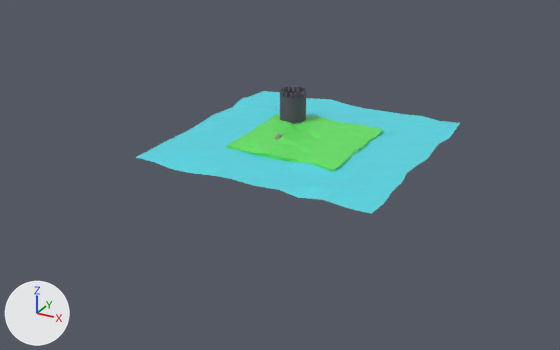
Renders of the Blender file Amos Daragon/3D/scene.blend from each side of a commit.
One viewpoint serves both versions: a 50 mm lens placed at (65.4, -130.1, 57.6), pointed at (-2.1, -7.2, -3.8). The axes (+X, +Y, +Z) are drawn at lower left. The lights are the same throughout.

The scene before the commit, as lines of its bpy script (objects in view):
```python
me_cylinder = bpy.data.meshes.new('Cylinder')
me_cylinder.from_pydata(...)  # 192 vertices, 162 faces; spans x -1.0..1.0, y -1.0..1.0, z -1.0..5.48
me_cylinder.materials.append(mat_castle)  # dark purple #5d5567
me_plane = bpy.data.meshes.new('Plane')
me_plane.from_pydata(...)  # 288 vertices, 418 faces; spans x -1.03..1.03, y -1.04..1.03, z 0.13..0.31
me_plane.materials.append(mat_grass)  # green #65e764
me_plane_001 = bpy.data.meshes.new('Plane.001')
me_plane_001.from_pydata(...)  # 144 vertices, 121 faces; spans x -1.02..1.02, y -1.03..1.02, z -0.03..0.02
me_plane_001.materials.append(mat_water)  # cyan #58dae7
ob_castle = bpy.data.objects.new('Castle', me_cylinder)
ob_castle.location = (-7.5, 8.2, 3.1)
ob_castle.scale = (2.77, 2.77, 1.0)
ob_grass = bpy.data.objects.new('Grass', me_plane)
ob_grass.location = (0.0, 0.0, 0.0)
ob_grass.scale = (11.6, 11.6, 7.92)
_m = ob_grass.modifiers.new('Boolean', 'BOOLEAN')
_m.operand_type = 'COLLECTION'
_m.solver = 'FLOAT'
ob_water = bpy.data.objects.new('Water', me_plane_001)
ob_water.location = (0.0, 0.0, 1.6)
ob_water.scale = (24.2, 24.2, 24.2)
```
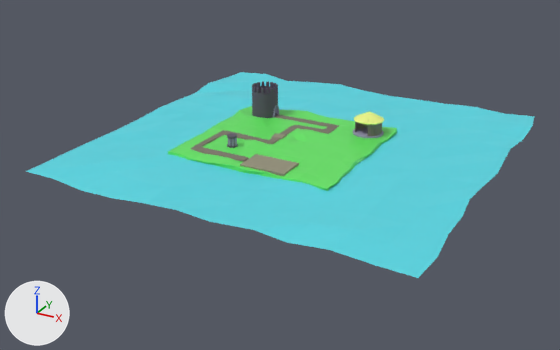
Patch to the scene script:
```diff
--- a/Amos Daragon/3D/scene.blend.py
+++ b/Amos Daragon/3D/scene.blend.py
@@ cu_beziercircle_001 @@
+cu_beziercircle_001 = bpy.data.curves.new('BezierCircle.001', 'CURVE')
+cu_beziercircle_001.dimensions = '3D'
+_sp = cu_beziercircle_001.splines.new('BEZIER'); _sp.bezier_points.add(3)
+_sp.bezier_points.foreach_set('co', [-1.0, 0.0, 0.0, 0.0, 1.0, 0.0, 1.0, 0.0, 0.0, 0.0, -1.0, 0.0])
+_sp.bezier_points.foreach_set('handle_left', [-1.0, -0.552, 0.0, -0.552, 1.0, 0.0, 1.0, 0.552, 0.0, 0.552, -1.0, 0.0])
+_sp.bezier_points.foreach_set('handle_right', [-1.0, 0.552, 0.0, 0.552, 1.0, 0.0, 1.0, -0.552, 0.0, -0.552, -1.0, 0.0])
+for _p, _l, _r in zip(_sp.bezier_points, ['AUTO', 'AUTO', 'AUTO', 'AUTO'], ['AUTO', 'AUTO', 'AUTO', 'AUTO']): _p.handle_left_type = _l; _p.handle_right_type = _r
+_sp.order_u = 0
+_sp.order_v = 0
+_sp.use_cyclic_u = True
+cu_beziercircle_001.use_path = True
+cu_beziercircle_001.fill_mode = 'FULL'
@@ cu_beziercircle @@
+cu_beziercircle = bpy.data.curves.new('BezierCircle', 'CURVE')
+cu_beziercircle.dimensions = '3D'
+_sp = cu_beziercircle.splines.new('BEZIER'); _sp.bezier_points.add(3)
+_sp.bezier_points.foreach_set('co', [-1.0, 0.0, 0.0, 0.0, 1.0, 0.0, 1.0, 0.0, 0.0, 0.0, -1.0, 0.0])
+_sp.bezier_points.foreach_set('handle_left', [-1.0, -0.552, 0.0, -0.552, 1.0, 0.0, 1.0, 0.552, 0.0, 0.552, -1.0, 0.0])
+_sp.bezier_points.foreach_set('handle_right', [-1.0, 0.552, 0.0, 0.552, 1.0, 0.0, 1.0, -0.552, 0.0, -0.552, -1.0, 0.0])
+for _p, _l, _r in zip(_sp.bezier_points, ['AUTO', 'AUTO', 'AUTO', 'AUTO'], ['AUTO', 'AUTO', 'AUTO', 'AUTO']): _p.handle_left_type = _l; _p.handle_right_type = _r
+_sp.order_u = 0
+_sp.order_v = 0
+_sp.use_cyclic_u = True
+cu_beziercircle.use_path = True
+cu_beziercircle.fill_mode = 'FULL'
@@ cu_nurbspath @@
+cu_nurbspath = bpy.data.curves.new('NurbsPath', 'CURVE')
+cu_nurbspath.dimensions = '3D'
+_sp = cu_nurbspath.splines.new('NURBS'); _sp.points.add(4)
+_sp.points.foreach_set('co', [-1.36, 0.0, -0.359, 1.0, -1.293, 0.0, 2.09, 1.0, -0.282, 0.0, 2.651, 1.0, 0.697, 0.0, 2.153, 1.0, 0.729, 0.0, -0.385, 1.0])
+_sp.order_u = 5
+_sp.order_v = 0
+_sp.use_endpoint_u = True
+cu_nurbspath.use_path = True
+cu_nurbspath.fill_mode = 'FULL'
@@ ob_grass @@
 ob_grass = bpy.data.objects.new('Grass', me_plane)
-ob_grass.location = (0.0, 0.0, 0.0)
-ob_grass.scale = (11.6, 11.6, 7.92)
+ob_grass.location = (-2.8, -3.2, 0.0)
+ob_grass.scale = (16.9, 16.6, 7.92)
 _m = ob_grass.modifiers.new('Boolean', 'BOOLEAN')
@@ ob_water @@
 ob_water = bpy.data.objects.new('Water', me_plane_001)
-ob_water.location = (0.0, 0.0, 1.6)
-ob_water.scale = (24.2, 24.2, 24.2)
+ob_water.location = (0.0, -1.7, 1.6)
+ob_water.scale = (37.4, 37.4, 24.2)
@@ ob_castle @@
 ob_castle = bpy.data.objects.new('Castle', me_cylinder)
-ob_castle.location = (-7.5, 8.2, 3.1)
+ob_castle.location = (-14.3, 8.2, 3.1)
 ob_castle.scale = (2.77, 2.77, 1.0)
@@ ob_cube_002 @@
+ob_cube_002 = bpy.data.objects.new('Cube.002', me_cube_006)  # a box spanning x -1.0..1.0, y -1.0..1.0, z -1.0..1.0; in mat_house_roof (yellow #f5ff90); modifiers ARRAY, CURVE
+ob_cube_002.location = (10.0, 5.5, 5.8)
+ob_cube_002.rotation_euler = (-1.082, 0.0, 0.0)  # degrees (-62, 0, 0)
+ob_cube_002.scale = (0.121, 0.12, 1.71)
@@ ob_house_path @@
+ob_house_path = bpy.data.objects.new('House_path', cu_beziercircle_001)
+ob_house_path.location = (9.802, 8.222, 2.522)
+ob_house_path.scale = (1.27, 1.27, 1.27)
@@ ob_walls @@
+ob_walls = bpy.data.objects.new('Walls', me_cube_005)  # a box spanning x -1.0..1.0, y -1.0..1.0, z -1.0..1.0; in mat_dirt (grey #7e776b); modifiers ARRAY, CURVE
+ob_walls.location = (7.3, 4.3, 3.7)
+ob_walls.scale = (0.151, 0.0727, 1.49)
@@ ob_floor @@
+ob_floor = bpy.data.objects.new('Floor', me_cylinder_001)  # a 32-sided cylinder along z spanning x -1.0..1.0, y -1.0..1.0, z -1.0..1.0; in mat_castle_bricks (grey #9a98b4)
+ob_floor.location = (9.8, 8.2, 2.0)
+ob_floor.scale = (3.1, 3.1, 0.403)
@@ ob_torture_lid @@
+ob_torture_lid = bpy.data.objects.new('Torture_lid', me_cylinder_005)  # 67 vertices, 35 faces; spans x -1.0..1.0, y -1.0..1.0, z -1.0..1.0; in mat_castle (dark purple #5d5567)
+ob_torture_lid.location = (-10.5, -11.2, 4.2)
+ob_torture_lid.scale = (1.0, 1.0, -0.187)
@@ ob_bars @@
+ob_bars = bpy.data.objects.new('Bars', me_cylinder_004)  # a 5-sided cylinder along z spanning x -0.95..0.95, y -0.81..1.0, z -1.0..1.0; in mat_castle_bricks (grey #9a98b4); modifiers ARRAY, CURVE
+ob_bars.location = (-9.2, -11.1, 3.2)
+ob_bars.scale = (-0.25, -0.0983, -0.861)
@@ ob_torture_path @@
+ob_torture_path = bpy.data.objects.new('Torture_path', cu_beziercircle)
+ob_torture_path.location = (-10.51, -11.16, 2.437)
+ob_torture_path.scale = (0.787, 0.787, 0.787)
@@ ob_torture_floor @@
+ob_torture_floor = bpy.data.objects.new('Torture_floor', me_cylinder_005.copy())
+ob_torture_floor.location = (-10.5, -11.2, 2.2)
+ob_torture_floor.scale = (1.0, 1.0, -0.187)
@@ ob_dock @@
+ob_dock = bpy.data.objects.new('Dock', me_cube_004)  # 48 vertices, 30 faces; spans x -1.0..1.0, y -2.86..2.86, z -8.11..1.0; in mat_bridge (yellow #96927c)
+ob_dock.location = (0.6, -16.1, 2.2)
+ob_dock.scale = (4.55, 1.0, 0.228)
@@ ob_pathl_left @@
+ob_pathl_left = bpy.data.objects.new('Pathl_left', me_plane_004)  # 45 vertices, 27 faces; spans x -14.6..1.3, y -7.3..1.0, z -0.5..0.3; in mat_dirt (grey #7e776b)
+ob_pathl_left.location = (-4.9, -5.1, 2.2)
+ob_pathl_left.scale = (0.814, 1.64, 1.0)
@@ ob_path_right @@
+ob_path_right = bpy.data.objects.new('Path_right', me_plane_003)  # 41 vertices, 25 faces; spans x -9.6..11.4, y -1.0..2.2, z -0.9..0.1; in mat_dirt (grey #7e776b)
+ob_path_right.location = (-4.9, 1.8, 2.3)
+ob_path_right.scale = (0.709, 3.4, 1.0)
@@ ob_castle_bricks @@
+ob_castle_bricks = bpy.data.objects.new('Castle_bricks', me_cube_001)  # a box spanning x -1.0..1.0, y -1.0..1.0, z -1.0..1.0; in mat_castle_bricks (grey #9a98b4); modifiers ARRAY, CURVE
+ob_castle_bricks.location = (-11.9, 8.5, 2.5)
+ob_castle_bricks.scale = (0.458, 0.18, 0.113)
@@ ob_brick_path @@
+ob_brick_path = bpy.data.objects.new('Brick_path', cu_nurbspath)
+ob_brick_path.location = (-7.7, 8.519, 2.561)
+ob_brick_path.rotation_euler = (0.0, 0.0, 1.571)  # degrees (0, 0, 90)
```

Pixel boxes (x1, y1, x2, y2) of what changed, in the pictures (560 x 350 px):
'Water', moved, rescaled (57% wider, 67% taller): before (136, 91, 459, 214); after (26, 72, 535, 278)
'Grass', moved, rescaled (46% wider, 48% taller): before (227, 114, 383, 171); after (168, 106, 397, 191)
'Castle', moved: before (280, 86, 306, 124); after (252, 82, 278, 118)
'Dock', added: after (240, 154, 299, 176)
'Pathl_left', added: after (191, 130, 281, 162)
'Path_right', added: after (275, 115, 339, 135)
'Cube.002', added: after (354, 111, 384, 125)
'Walls', added: after (355, 120, 382, 136)
'Floor', added: after (353, 127, 384, 138)
'Bars', added: after (228, 138, 237, 146)
'Torture_lid', added: after (227, 133, 237, 139)
'Castle_bricks', added: after (273, 105, 279, 118)
'Torture_floor', added: after (227, 143, 238, 148)
